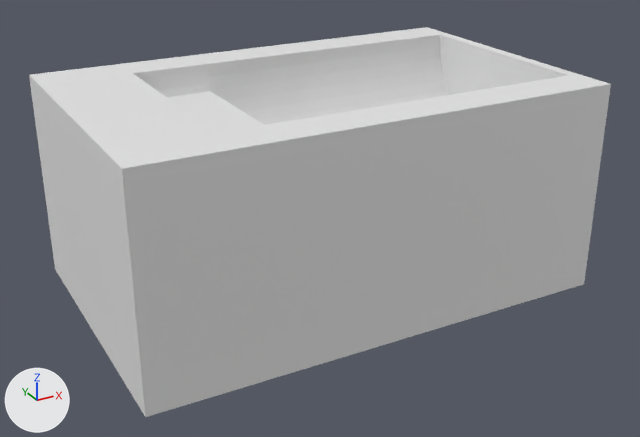
An edit to the Blender file focus-motor-bed2.blend, drawn before and after from the same camera.
Rendered twice from a 50 mm lens placed at (-50.5, -93.2, 41.4), pointed at (-0.5, -2.3, -4.0). Every picture has the same lights, and +X, +Y and +Z are marked at lower left.
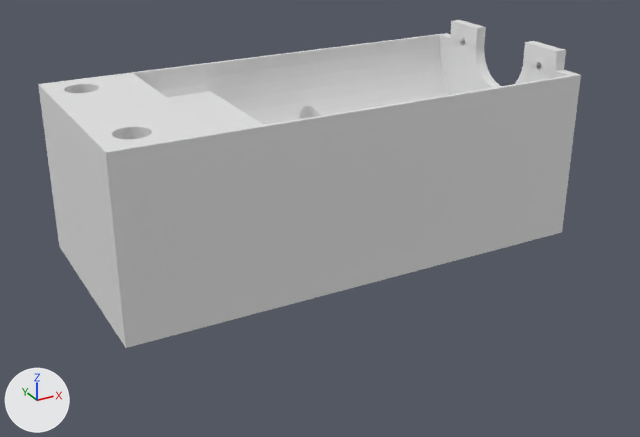
Commit message: bed fix

Diff of the bpy script that builds the scene:
```diff
--- a/focus-motor-bed2.blend.py
+++ b/focus-motor-bed2.blend.py
@@ me_cube_001 @@
 # used by ob_cube; location = (0.0, 0.0, 0.0); scale = (60.0, 38.0, 27.0)
-me_cube_001.from_pydata(...)  # 94 vertices, 51 faces; spans x -0.5..0.5, y -0.5..0.5, z -0.5..0.5
+me_cube_001.from_pydata(...)  # 665 vertices, 336 faces; spans x -0.5..0.5, y -0.368..0.368, z -0.296..0.5
+# me_cube_001 part 1: 8 vertices removed from x -0.5..0.5, y -0.5..0.5, z -0.5..0.5; 579 vertices added at x -0.5..0.5, y -0.368..0.368, z -0.296..0.5
@@ me_cube_004 @@
+me_cube_004.from_pydata(...)  # 108 vertices, 58 faces; spans x -0.5..0.5, y -0.5..0.5, z -0.5..0.5
@@ me_cube_005 @@
+me_cube_005.from_pydata(...)  # 108 vertices, 58 faces; spans x -0.5..0.5, y -0.5..0.5, z -0.5..0.5
@@ ob_cube_001 @@
+ob_cube_001 = bpy.data.objects.new('Cube.001', me_cube_004)
+ob_cube_001.location = (0.0, 0.0, 0.0)
+ob_cube_001.delta_location = (29.25, -8.0, 14.5)
+ob_cube_001.delta_scale = (1.5, 6.0, 3.0)
@@ ob_cube_002 @@
+ob_cube_002 = bpy.data.objects.new('Cube.002', me_cube_005)
+ob_cube_002.location = (0.0, 0.0, 0.0)
+ob_cube_002.delta_location = (29.25, 8.0, 14.5)
+ob_cube_002.delta_scale = (1.5, 6.0, 3.0)
```

What differs and where, as boxes (x1, y1, x2, y2) in the pictures (640 x 437 px):
'Cube', reshaped (7% narrower, 19% shorter): before (29, 27, 611, 417); after (38, 33, 581, 348)
'Cube.001', added: after (523, 41, 566, 75)
'Cube.002', added: after (450, 20, 486, 50)
part 1 of me_cube_001, built on: before (29, 27, 611, 417)
